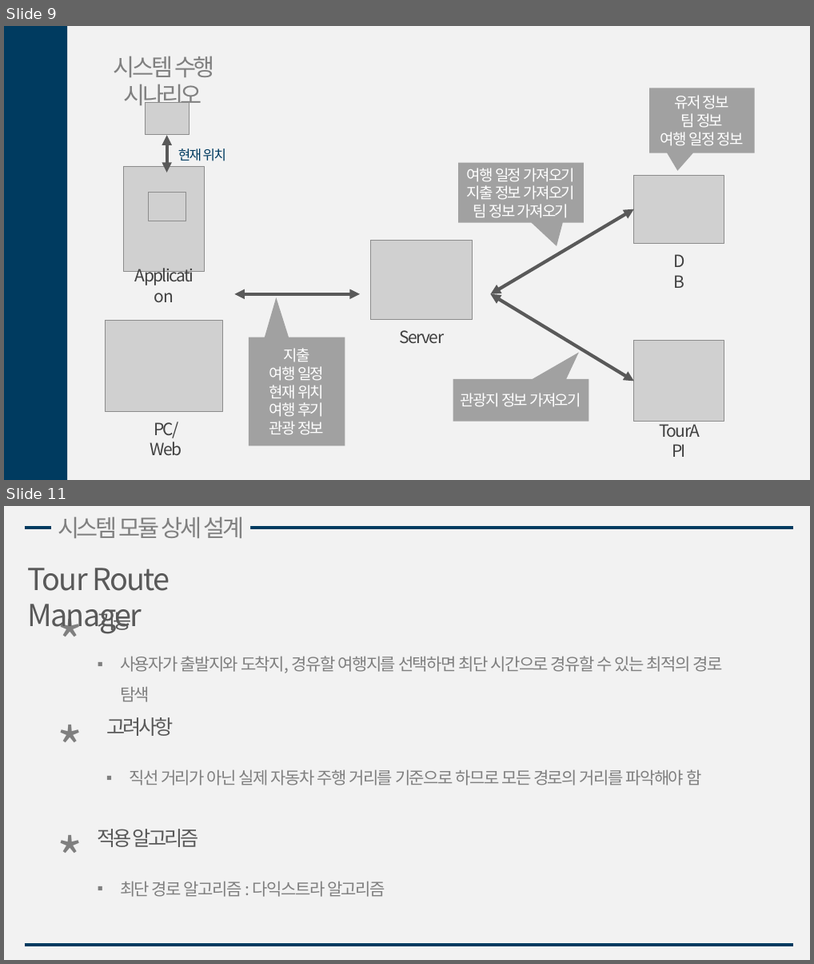
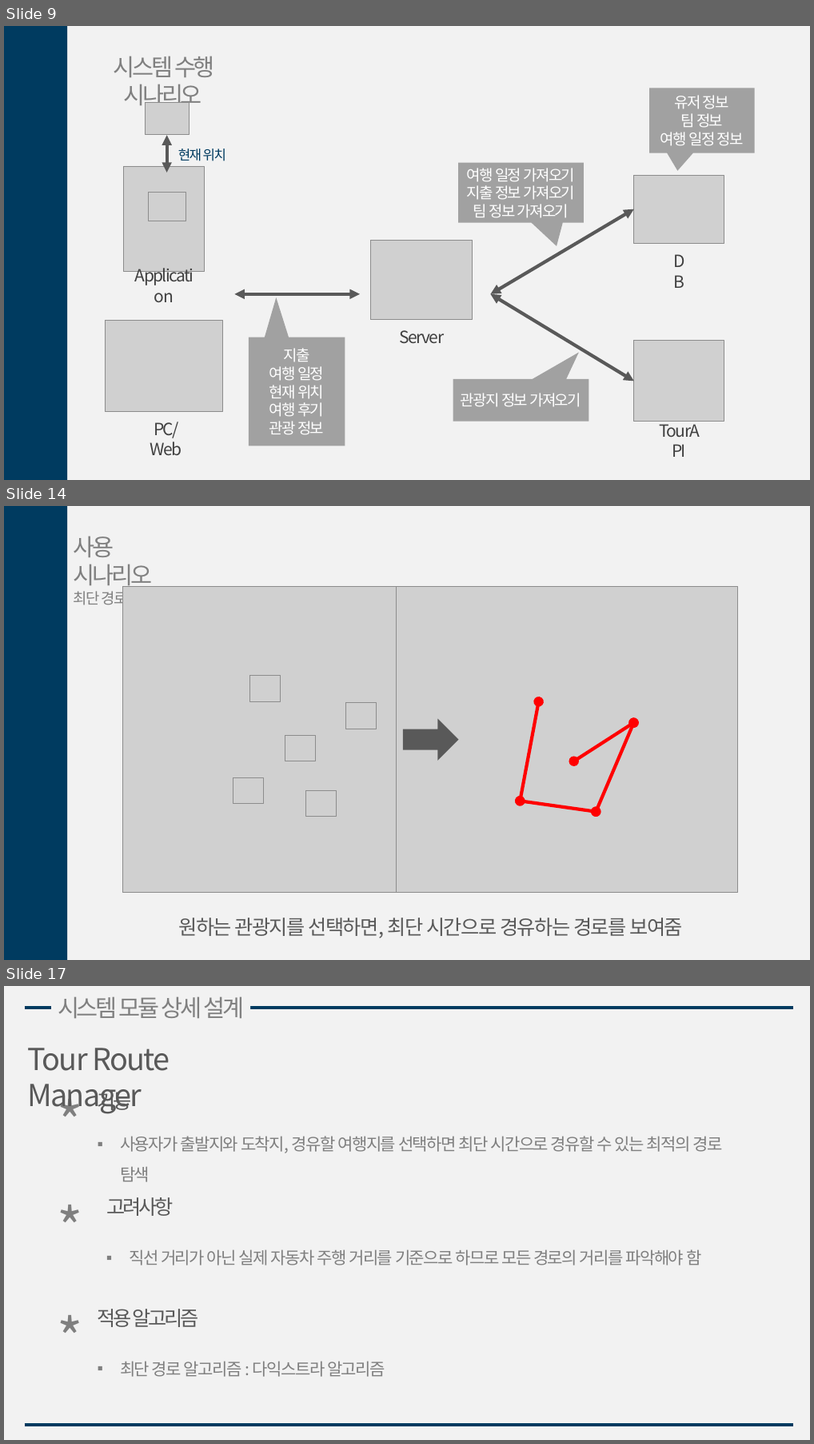
Before and after one commit to gmlrud1211/project, a slide deck: document/설계서.pptx. Shown one above the other, each under a label of ours: slides 9 and 11 before the commit, slides 9, 14 and 17 after it; the slides between them are not shown. The pictures are 814x964 and 814x1444 pixels, drawn with LibreOffice and Linux fonts; fonts in the diff are those of the drawing; grey boxes stand for pictures. Boxes give left, top, right and bottom in pixels: in the first picture for what was removed or moved away, otherwise in the second. Text is boxed around its words. In the diff, an @@ line names an element or a change of style, - is before the commit and + after.

```diff
--- a/document/설계서.pptx
+++ b/document/설계서.pptx
@@ slide 14 added at [4,506,810,960], background #F2F2F2 @@
@@ rectangle added at [4,506,67,960], fill #003B60 @@
@@ text added at [74,536,156,608], 28 pt, text #808080 @@
+사용 시나리오
+최단 경로 추천
@@ picture added at [123,587,465,892] @@
@@ picture added at [397,587,738,892] @@
@@ picture added at [250,676,281,701] @@
@@ picture added at [346,703,376,728] @@
@@ right arrow added at [403,718,459,760], fill #595959 @@
@@ double arrow added from (521, 800) to (538, 701), #FF0000 4 pt @@
@@ picture added at [286,736,315,761] @@
@@ double arrow added from (574, 761) to (634, 723), #FF0000 4 pt @@
@@ double arrow added from (596, 812) to (634, 723), #FF0000 4 pt @@
@@ picture added at [234,777,263,803] @@
@@ picture added at [306,790,336,816] @@
@@ double arrow added from (521, 800) to (596, 812), #FF0000 4 pt @@
@@ text added at [178,917,682,938], 24 pt, text #595959 @@
+원하는 관광지를 선택하면, 최단 시간으로 경유하는 경로를 보여줌
@@ what was slide 11 is now slide 17 @@
```
Also in this commit, not shown: 4 slides changed, 14 other slides added.
